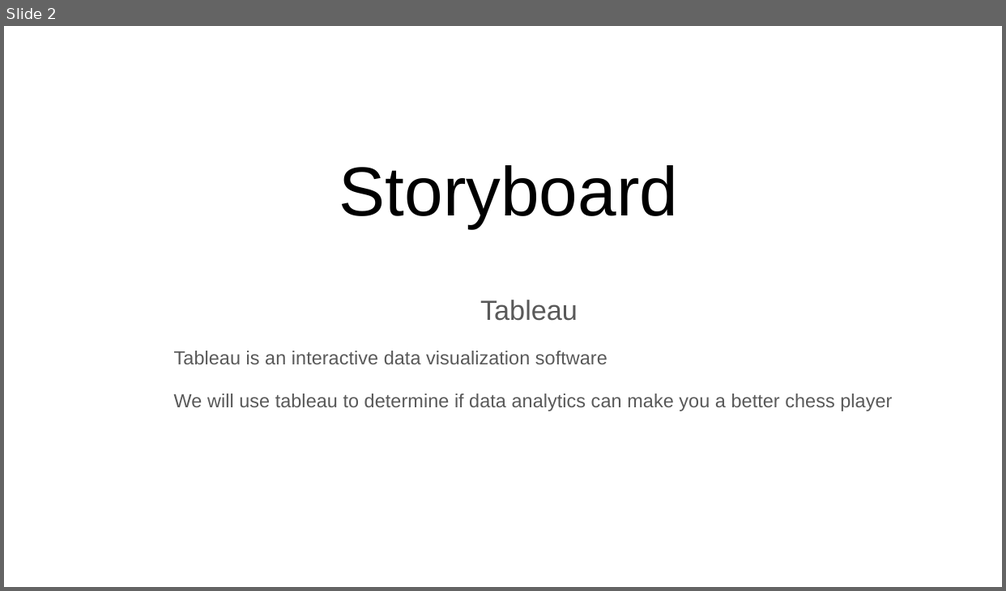
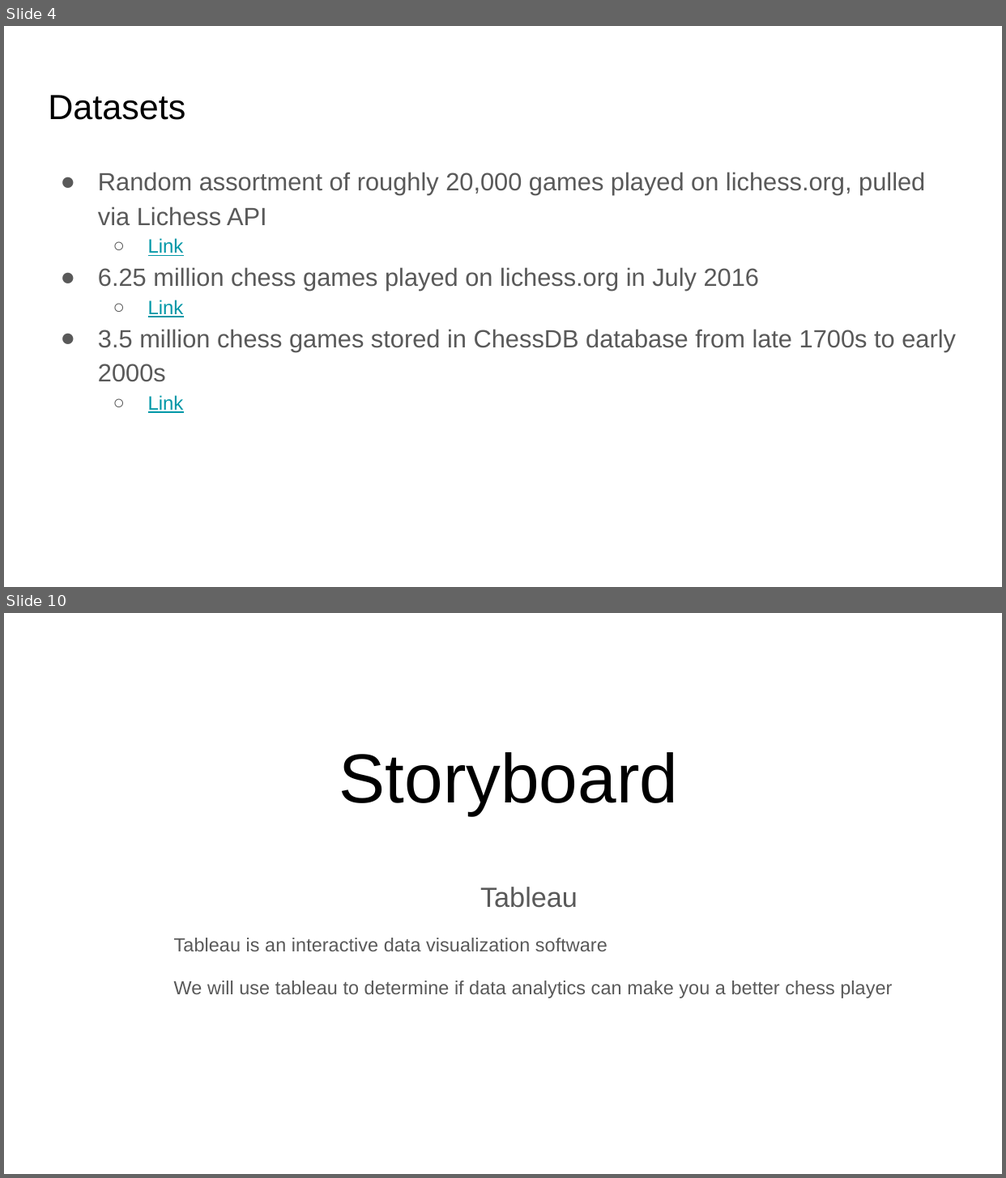
Before and after one commit to Nveatch/Chess_Games_Group_Analysis, a slide deck: Group_1_Presentation.pptx. Shown one above the other, each under a label of ours: slide 2 before the commit, slides 4 and 10 after it; the slides between them are not shown. The pictures are 1006x591 and 1006x1178 pixels, drawn with LibreOffice and Linux fonts; fonts in the diff are those of the drawing. Boxes give left, top, right and bottom in pixels: in the first picture for what was removed or moved away, otherwise in the second. Text is boxed around its words. In the diff, an @@ line names an element or a change of style, - is before the commit and + after.

```diff
--- a/Group_1_Presentation.pptx
+++ b/Group_1_Presentation.pptx
@@ slide 4 added at bbox=[4, 26, 1002, 587], background #FFFFFF @@
@@ title added at bbox=[48, 95, 185, 120], 25.2 pt, text #000000 @@
+Datasets
@@ text added at bbox=[98, 172, 956, 413], 18 pt, text #595959 @@
+● Random assortment of roughly 20,000 games played on lichess.org, pulled via Lichess API
+  ○ Link
+● 6.25 million chess games played on lichess.org in July 2016
+  ○ Link
+● 3.5 million chess games stored in ChessDB database from late 1700s to early 2000s
+  ○ Link
@@ what was slide 2 is now slide 10 @@
```
Also in this commit, not shown: 1 slide changed, 14 other slides added.
